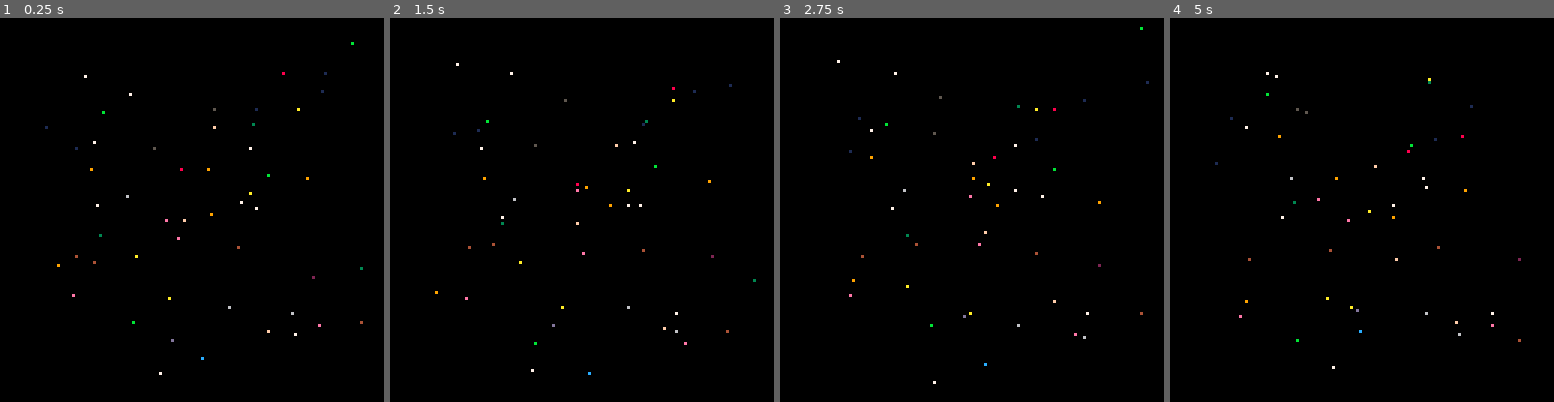
Above: before the commit, frames 1-4 (left to right).
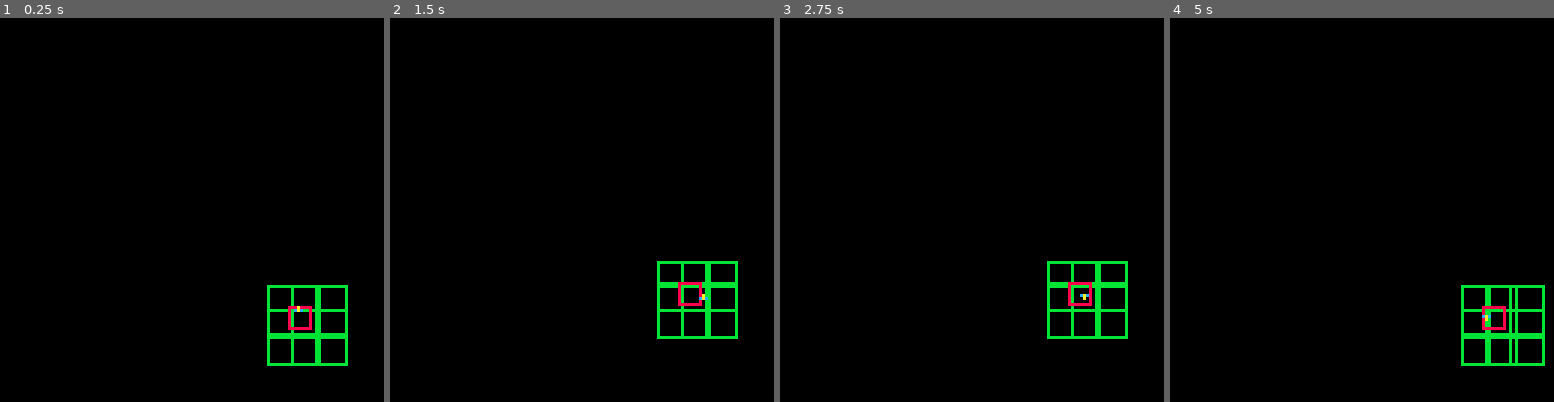
Above: after the commit, the same moments.

Repository: AdriRed/pico-8-carts
Game: PICO-8 cartridge projects/boids/boids.p8
Two runs of this game, one before a commit and one after it. Both use one fixed random seed, a clock stepped at 60 frames per second and the inputs below.
Inputs:
- Up to frame 1 (0.25 s): no input
- Up to frame 2 (1.5 s): no input
- Up to frame 3 (2.75 s): no input
- Up to frame 4 (5 s): no input

The runs differ from the first frame. In frame 1, 1.9% of the frame differs, in the area x 11-95%, y 6-93%; in frame 2, 1.9%; in frame 3, 1.9%; in frame 4, 2.1%, in the area x 11-98%, y 14-92%.

Commit message:
exam_chunks done

Diff:
--- a/projects/boids/boids.p8
+++ b/projects/boids/boids.p8
@@ -3,7 +3,7 @@
 __lua__
 left,right,up,down,fire1,fire2=0,1,2,3,4,5
 black,dark_blue,dark_purple,dark_green,brown,dark_gray,light_gray,white,red,orange,yellow,green,blue,indigo,pink,peach=0,1,2,3,4,5,6,7,8,9,10,11,12,13,14,15
-boid_ran = 8
+boid_ran = 4
 boid_diam = boid_ran*2
 chunks_side = 128 / boid_diam
 max_vel = 0.5
@@ -46,7 +46,6 @@
 function m_vec:norm(n)
   local m = n or 1
   local modulo = self:modulo()
-  printh(modulo)
   local o = new_vec(self.x/modulo, self.y/modulo)
   o:mult(m)
   return o
@@ -64,31 +63,76 @@
 
 m_boid = {
   pos = new_vec(0, 0),
-  vel = new_vec(0, 0)
+  vel = new_vec(0, 0),
+  state = 0,
+  chunk = -1
 }
 
 function new_boid(x, y)
   local b = copy(m_boid);
   b.pos = new_vec(x, y);
-  b.col = rnd(15) + 1;
+  b.col = white;
   return b;
 end
 
 function m_boid:update(list)
+  printh(self.chunk)
+  self:neighbours(list)
+  self:move()
+end
+
+function m_boid:move()
   local next_vel = new_vec(rnd_btw(-max_vel, max_vel), rnd_btw(-max_vel, max_vel))
   self.vel:add(next_vel)
   self.vel = self.vel:clamp(max_vel)
   self.pos:add(self.vel)
+  self.pos = check_boundaries(self.pos)
+end
+
+function check_boundaries(pos)
+  if (pos.x < 0) pos.x = 128 + pos.x
+  if (pos.y < 0) pos.y = 128 + pos.y
+  if (pos.x > 128) pos.x = 128 - pos.x
+  if (pos.y > 128) pos.y = 128 - pos.y
+  return pos
 end
 
 function m_boid:draw()
-  pset(self.pos.x,self.pos.y,self.col)
+  spr(self.state+1,self.pos.x,self.pos.y)
+  self.state += 1
+  self.state %= 2
+end
+
+function m_boid:neighbours(chunk_list)
+  printh(self.chunk)
+  local arround = exam_chunks(self.chunk)
+  printh(arround)
+  debug_surr_chunks(arround)
+end
+
+function debug_surr_chunks(list)
+  for var in all(list) do
+    local r, c = getCol(var), getRow(var)
+    rect(c*boid_diam+1,r*boid_diam+1,c*(boid_diam+1)-2,r*(boid_diam+1)-2,green)
+  end
+end
+
+function exam_chunks(number)
+  printh(number)
+  local list, col, row = {}, getCol(number), getRow(number)
+  local rowLen, colLen, rowIdx, colIdx = min(row + 1, chunks_side - 1), min(col + 1, chunks_side - 1), max(0, row - 1), max(0, col - 1)
+  for i=rowIdx,rowLen do
+    for j=colIdx,colLen do
+      add(list, getIndx(j, i))
+    end
+  end
+  return list
 end
 
 boid_l = {}
 
 function _init()
-  for i=0,50 do
+  for i=1,1 do
     local px = rnd_btw(10, 119)
     local py = rnd_btw(10, 119)
     add(boid_l, new_boid(px, py))
@@ -96,35 +140,50 @@
 end
 
 function _update()
+  cls(black)
   distribute_boids()
   for b in all(boid_l) do
-    b:update()
+    b:update(boid_chunks)
   end
 end
 
 function _draw()
-  cls(black)
-  -- debug_chunks();
+  debug_chunks();
   for b in all(boid_l) do
     b:draw()
   end
 end
 
+boid_chunks = {}
 function distribute_boids()
   boid_chunks = {}
-  for b in all(boid_l) do
-    local gx = flr(b.pos.x / boid_diam)
-    local gy = flr(b.pos.y / boid_diam)
-    local name = gy + gx * boid_diam
+  for i=1,#boid_l do
+    local b = boid_l[i]
+    local gx = flr(b.pos.y / boid_diam)
+    local gy = flr(b.pos.x / boid_diam)
+    local name = getIndx(gx, gy)
     if (not boid_chunks[name]) boid_chunks[name] = {}
+    boid_l[i].chunk = name
     add(boid_chunks[name], b)
   end
+end
+
+function getCol(indx)
+  return flr(indx/chunks_side)
+end
+
+function getRow(indx)
+  return indx%chunks_side
+end
+
+function getIndx(x, y)
+  return y + x * chunks_side
 end
 
 function debug_chunks(params)
   for k,v in pairs(boid_chunks) do
-    local gx = flr(k/boid_diam)
-    local gy = k%boid_diam
+    local gx = getRow(k)
+    local gy = getCol(k)
     rect(gx * boid_diam ,gy * boid_diam ,(gx+1) * boid_diam -1,(gy+1) * boid_diam -1,red)
   end
 end
@@ -134,8 +193,8 @@
 end
 
 __gfx__
-00000000000000000000000000000000000000000000000000000000000000000000000000000000000000000000000000000000000000000000000000000000
-00000000000000000000000000000000000000000000000000000000000000000000000000000000000000000000000000000000000000000000000000000000
+00000000cac000000a00000000000000000000000000000000000000000000000000000000000000000000000000000000000000000000000000000000000000
+000000000a000000cac0000000000000000000000000000000000000000000000000000000000000000000000000000000000000000000000000000000000000
 00700700000000000000000000000000000000000000000000000000000000000000000000000000000000000000000000000000000000000000000000000000
 00077000000000000000000000000000000000000000000000000000000000000000000000000000000000000000000000000000000000000000000000000000
 00077000000000000000000000000000000000000000000000000000000000000000000000000000000000000000000000000000000000000000000000000000
